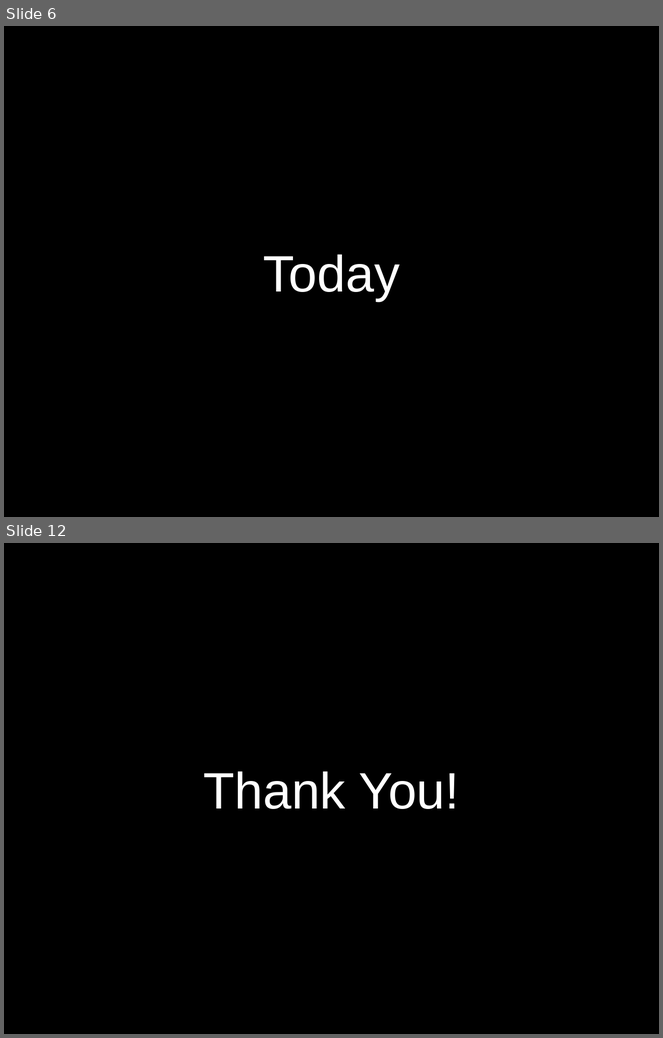
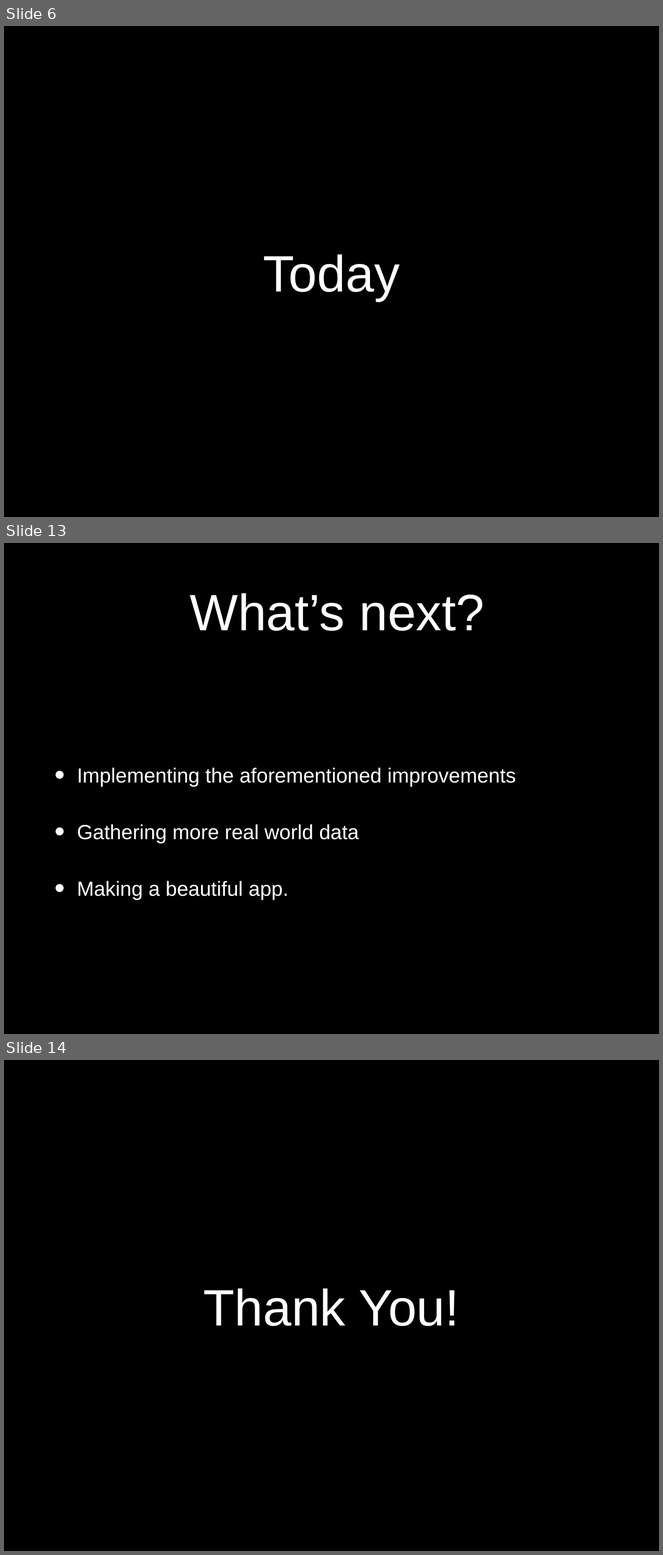
Before and after one commit to idocal/motionsense, a slide deck: presentations/Presentation3.pptx. Shown one above the other, each under a label of ours: slides 6 and 12 before the commit, slides 6, 13 and 14 after it; the slides between them are not shown. The pictures are 663x1038 and 663x1555 pixels, drawn with LibreOffice and Linux fonts; fonts in the diff are those of the drawing; background and template pictures are left out. Boxes give left, top, right and bottom in pixels: in the first picture for what was removed or moved away, otherwise in the second. Text is boxed around its words. In the diff, an @@ line names an element or a change of style, - is before the commit and + after.

```diff
--- a/presentations/Presentation3.pptx
+++ b/presentations/Presentation3.pptx
@@ slide 13 added at <box>4,543,659,1034</box>, background #000000 @@
@@ title added at <box>190,593,484,631</box>, 80 pt, text #FFFFFF @@
+What’s next?
@@ text added at <box>77,768,516,900</box>, 32 pt, text #FFFFFF @@
+• Implementing the aforementioned improvements
+• Gathering more real world data
+• Making a beautiful app.
@@ what was slide 12 is now slide 14 @@
```
Also in this commit, not shown: 5 slides changed, 2 other slides added, 1 slide removed, 1 other file.
